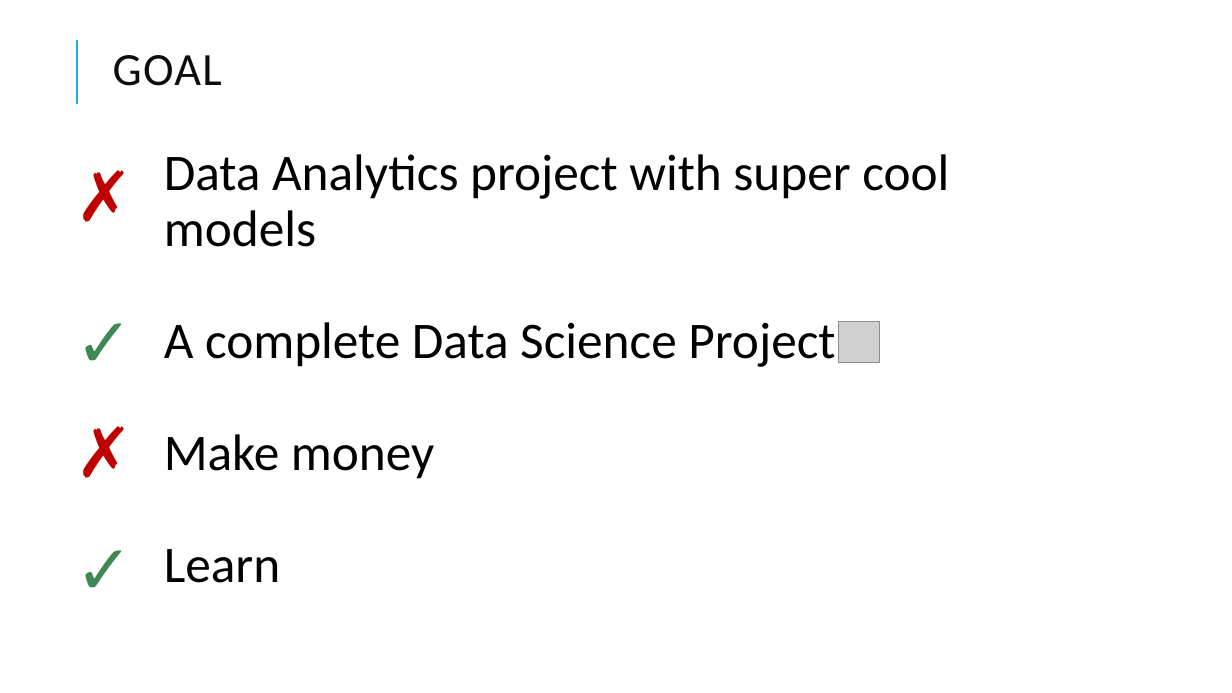
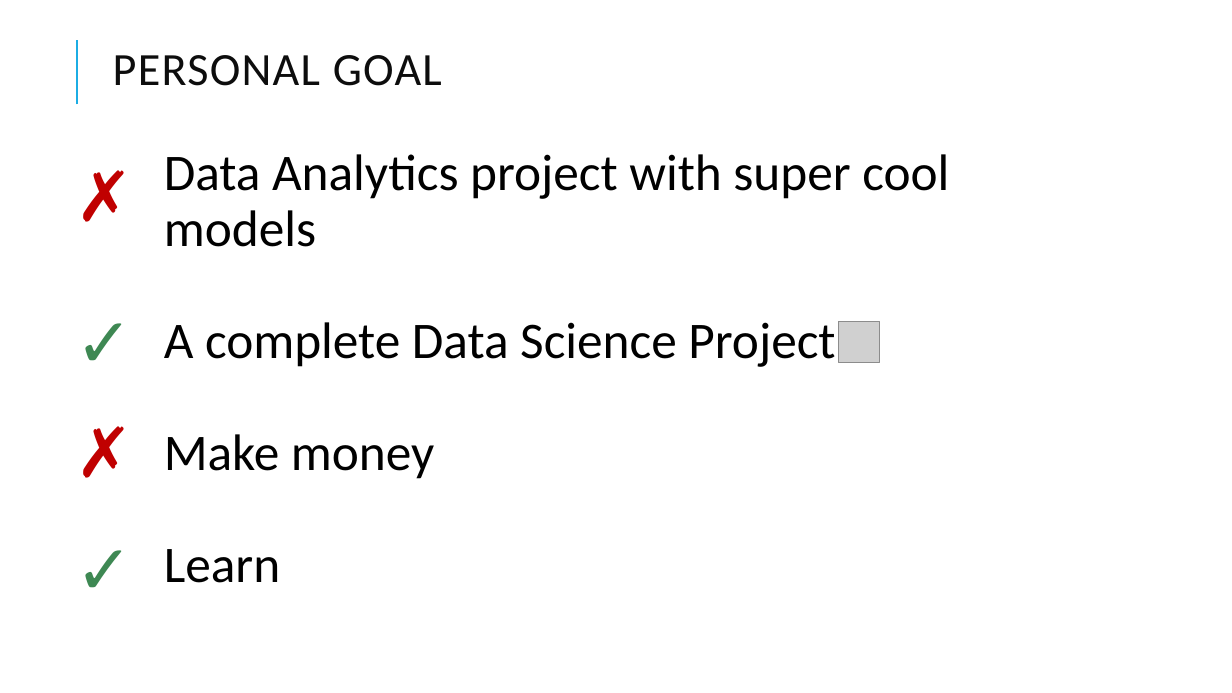
Before and after one commit to alberthr/UBIQUM_1X2_Python, a slide deck: slide 5 of PRESENTACION ALBERT.pptx (slide 4 before the commit). Drawn at 1232x693 pixels with LibreOffice and Linux fonts; fonts in the diff are those of the drawing; grey boxes stand for pictures. Boxes give left, top, right and bottom in pixels: in the first picture for what was removed or moved away, otherwise in the second. Text is boxed around its words. In the diff, an @@ line names an element or a change of style, - is before the commit and + after.

```diff
--- a/PRESENTACION ALBERT.pptx
+++ b/PRESENTACION ALBERT.pptx
@@ title at (113,55,442,86): text changed @@
-GOAL
+PERSONAL GOAL
```
Also in this commit, not shown: 6 other slides changed, 2 slides added, 1 slide removed, 4 other files.
